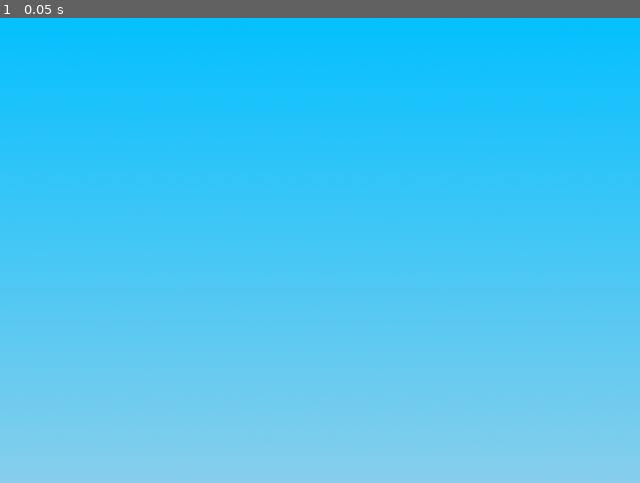
Above: before the commit, frame 1.
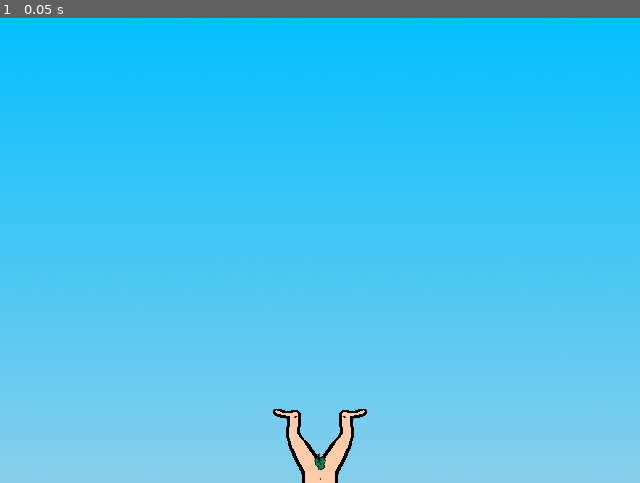
Above: after the commit, the same moment.

Repository: swashdev/minigame-madness
Game: Godot game, scene res://mini/pants/pants_minigame.tscn
The game is run twice, just before and just after one commit, with the same random seed, the same clock (stepped at 60 frames per second) and the same inputs. This scene is started directly instead of the project's main scene.
Inputs:
- Up to frame 1 (0.05 s): no input

The runs differ from the first frame. In frame 1, 1.0% of the frame differs, in the area x 42-58%, y 84-100%.

Commit message:
[PANTS] add Pants Man to the PantsMinigame scene.
Pants Man will start the game in the middle of the screen on the bottom.

Diff:
--- a/mini/pants/pants_minigame.tscn
+++ b/mini/pants/pants_minigame.tscn
@@ -1,10 +1,14 @@
-[gd_scene load_steps=3 format=2]
+[gd_scene load_steps=4 format=2]
 
 [ext_resource path="res://shared/scripts/minigame.gd" type="Script" id=1]
 [ext_resource path="res://shared/scenes/scenery/sky.tscn" type="PackedScene" id=2]
+[ext_resource path="res://mini/pants/scenes/characters/pants_man.tscn" type="PackedScene" id=3]
 
 [node name="PantsMinigame" type="Node2D"]
 script = ExtResource( 1 )
 _instruction = "Put on Pants!"
 
 [node name="Sky" parent="." instance=ExtResource( 2 )]
+
+[node name="PantsMan" parent="." instance=ExtResource( 3 )]
+position = Vector2( 320, 480 )
